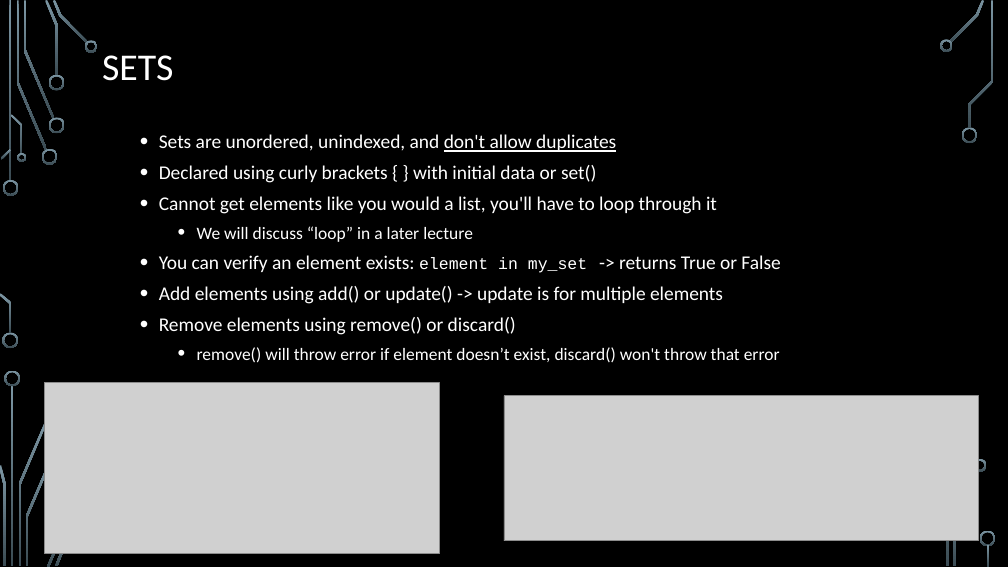
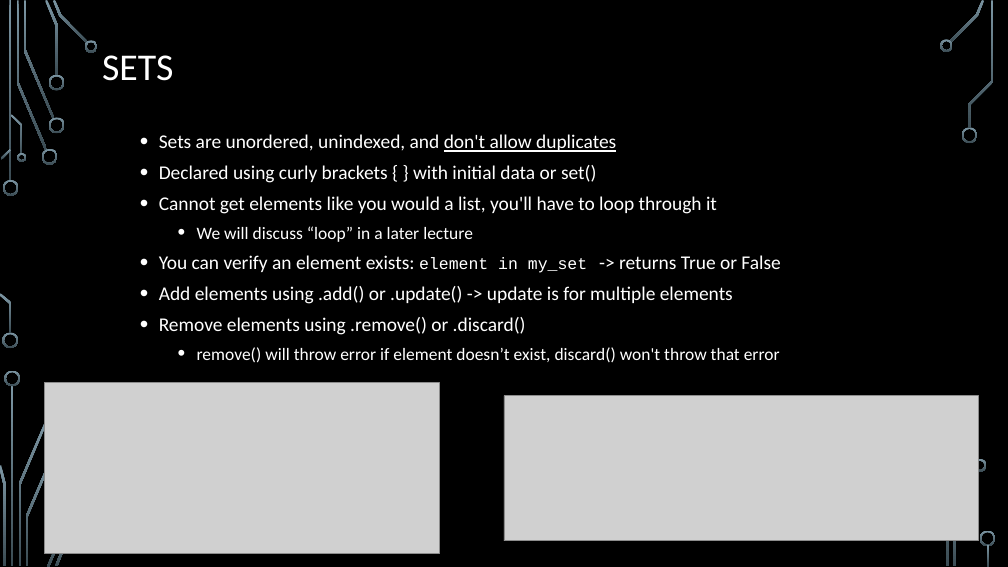
Before and after one commit to william-estes/youtube, a slide deck: slide 18 of lecture_2/Lecture_2.pptx (slide 19 before the commit). Drawn at 1008x567 pixels with LibreOffice and Linux fonts; fonts in the diff are those of the drawing; grey boxes stand for pictures; background and template pictures are left out. Boxes give left, top, right and bottom in pixels: in the first picture for what was removed or moved away, otherwise in the second. Text is boxed around its words. In the diff, an @@ line names an element or a change of style, - is before the commit and + after.

```diff
--- a/lecture_2/Lecture_2.pptx
+++ b/lecture_2/Lecture_2.pptx
@@ text at (159, 286, 733, 335): text changed @@
-  • Add elements using add() or update() -> update is for multiple elements
-  • Remove elements using remove() or discard()
+  • Add elements using .add() or .update() -> update is for multiple elements
+  • Remove elements using .remove() or .discard()
```
Also in this commit, not shown: 3 other slides changed, 1 slide removed, 1 other file.
